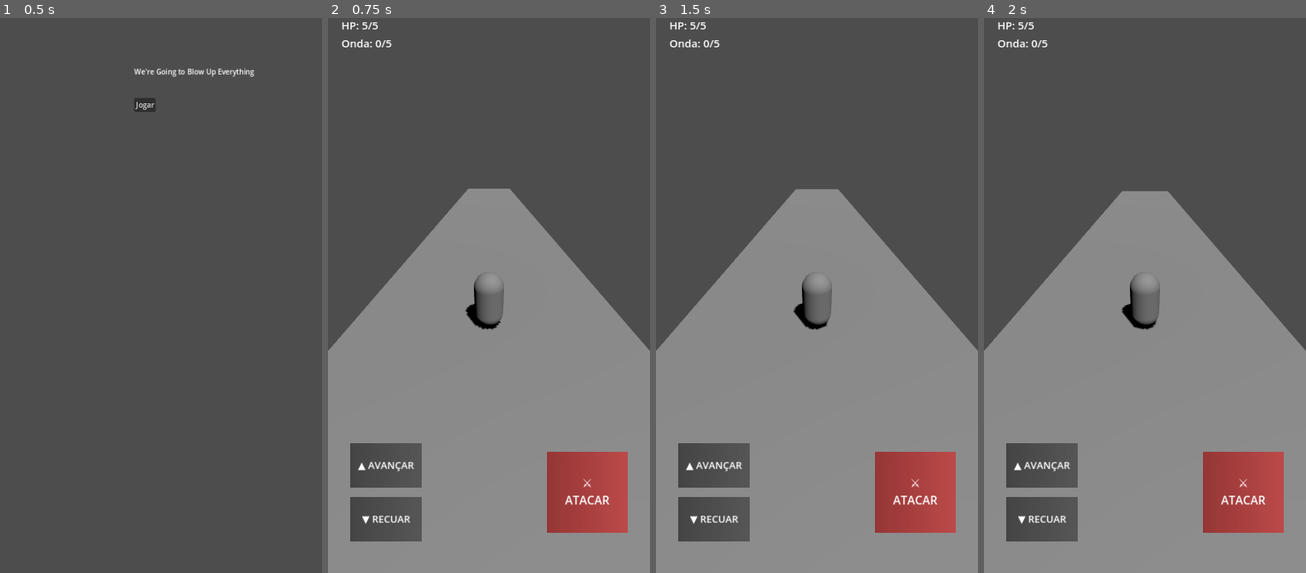
Above: before the commit, frames 1-4 (left to right).
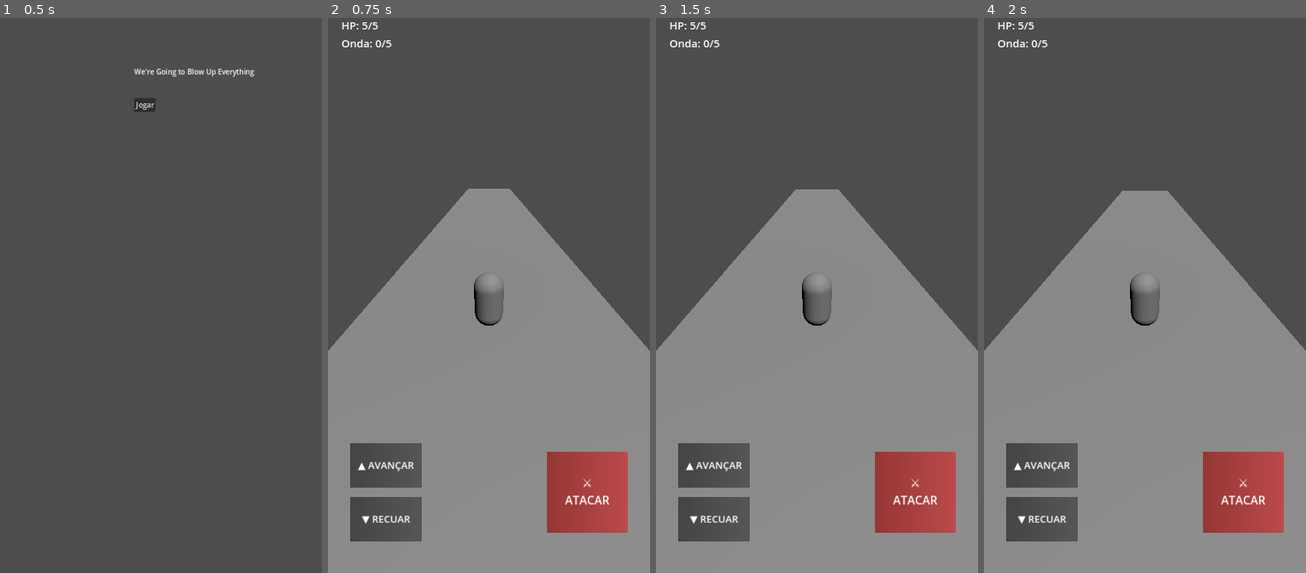
Above: after the commit, the same moments.

Repository: yuremarketing/We-re_going_to_blowup_everything
Game: Godot game, scene res://scenes/main_menu.tscn
Two runs of this game, one before a commit and one after it. Both use one fixed random seed, a clock stepped at 60 frames per second and the inputs below.
Inputs:
- Up to frame 1 (0.5 s): no input
- Up to frame 2 (0.75 s): click "Jogar" at 0.5 s
- Up to frame 3 (1.5 s): tap Enter (ui_accept) at 1.25 s; hold Up (ui_up) from 1.28 s (still down)
- Up to frame 4 (2 s): keep holding Up (ui_up); tap Enter (ui_accept) at 1.52 s

Frame 1 is identical in both runs. In frame 2, 0.2% of the frame differs, in the area x 0-100%, y 30-60%; in frame 3, 0.2%; in frame 4, 0.2%, in the area x 0-100%, y 31-60%.

Commit message:
chore(bridge): auto-commit local de turno autônomo (2026-09-08 16:53)

Diff:
--- a/project.godot
+++ b/project.godot
@@ -10,7 +10,7 @@
 config/name="We're Going to Blow Up Everything"
 config/description="Jogo de ação/sobrevivência contra multidão (horde/lane survival). Ver docs/epicas/EPICA-001-jogo-horde-survival.md."
 run/main_scene="res://scenes/main_menu.tscn"
-config/features=PackedStringArray("4.3", "Mobile")
+config/features=PackedStringArray("4.3", "GL Compatibility")
 
 [display]
 
@@ -25,10 +25,11 @@
 
 [rendering]
 
-renderer/rendering_method="mobile"
+renderer/rendering_method="gl_compatibility"
+renderer/rendering_method.mobile="gl_compatibility"
 renderer/rendering_method.web="gl_compatibility"
 textures/vram_compression/import_etc2_astc=true
-anti_aliasing/quality/msaa_3d=1
+anti_aliasing/quality/msaa_3d=0
 
 [input_devices]
 
--- a/scenes/main.tscn
+++ b/scenes/main.tscn
@@ -60,7 +60,7 @@
 
 [node name="DirectionalLight3D" type="DirectionalLight3D" parent="."]
 transform = Transform3D(0.866025, -0.433013, 0.25, 0, 0.5, 0.866025, -0.5, -0.75, 0.433013, 0, 10, 0)
-shadow_enabled = true
+shadow_enabled = false
 
 [node name="Floor" type="StaticBody3D" parent="."]
 transform = Transform3D(1, 0, 0, 0, 1, 0, 0, 0, 1, 0, -0.5, 0)
--- a/scripts/boss.gd
+++ b/scripts/boss.gd
@@ -6,6 +6,7 @@
 
 var _base_albedo: Color = Color(0.5, 0, 0.5, 1)
 var _flash_tween: Tween
+static var _cached_mesh: BoxMesh = null
 
 func _ready() -> void:
 	add_to_group("enemies")
@@ -99,14 +100,15 @@
 	particles.initial_velocity_max = 7.0
 	particles.gravity = Vector3(0, -9.8, 0)
 
-	var box = BoxMesh.new()
-	box.size = Vector3(0.2, 0.2, 0.2)
-	var p_mat = StandardMaterial3D.new()
-	p_mat.albedo_color = _base_albedo
-	p_mat.emission_enabled = true
-	p_mat.emission = _base_albedo
-	box.material = p_mat
-	particles.mesh = box
+	if not _cached_mesh:
+		_cached_mesh = BoxMesh.new()
+		_cached_mesh.size = Vector3(0.2, 0.2, 0.2)
+		var p_mat = StandardMaterial3D.new()
+		p_mat.albedo_color = _base_albedo
+		p_mat.emission_enabled = true
+		p_mat.emission = _base_albedo
+		_cached_mesh.material = p_mat
+	particles.mesh = _cached_mesh
 
 	var tree = get_tree()
 	var spawn_pos = global_position if is_inside_tree() else position
--- a/scripts/enemy.gd
+++ b/scripts/enemy.gd
@@ -5,6 +5,7 @@
 
 var _base_albedo: Color = Color.RED
 var _flash_tween: Tween
+static var _cached_mesh_dict: Dictionary = {}
 
 func _ready() -> void:
 	add_to_group("enemies")
@@ -93,13 +94,18 @@
 	particles.initial_velocity_max = 5.0
 	particles.gravity = Vector3(0, -9.8, 0)
 
-	var box = BoxMesh.new()
-	box.size = Vector3(0.12, 0.12, 0.12)
-	var p_mat = StandardMaterial3D.new()
-	p_mat.albedo_color = _base_albedo
-	p_mat.emission_enabled = true
-	p_mat.emission = _base_albedo * 0.5
-	box.material = p_mat
+	var box: BoxMesh
+	if _cached_mesh_dict.has(_base_albedo):
+		box = _cached_mesh_dict[_base_albedo]
+	else:
+		box = BoxMesh.new()
+		box.size = Vector3(0.12, 0.12, 0.12)
+		var p_mat = StandardMaterial3D.new()
+		p_mat.albedo_color = _base_albedo
+		p_mat.emission_enabled = true
+		p_mat.emission = _base_albedo * 0.5
+		box.material = p_mat
+		_cached_mesh_dict[_base_albedo] = box
 	particles.mesh = box
 
 	var tree = get_tree()
